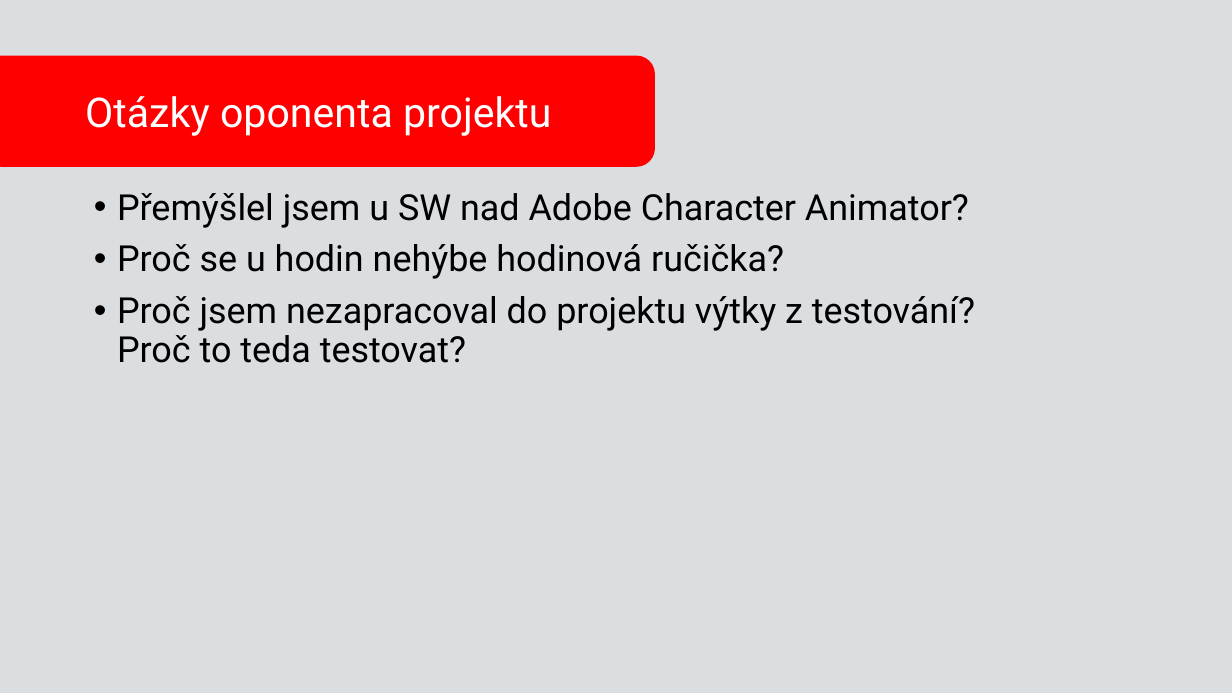
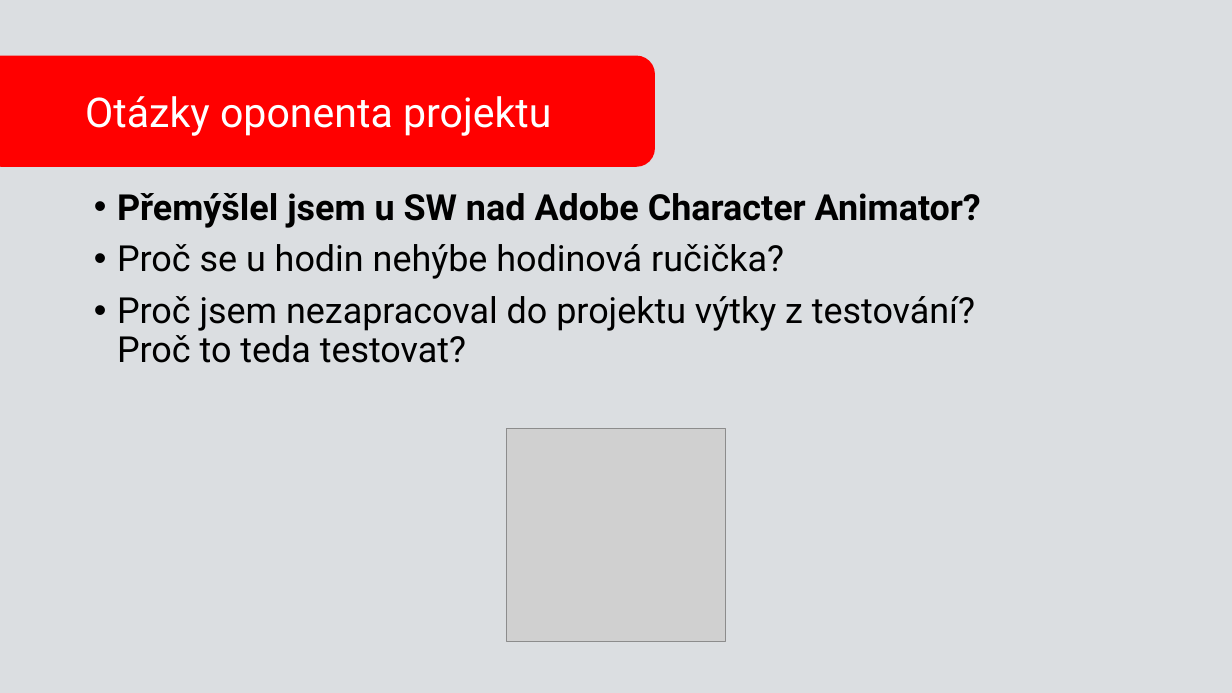
Before and after one commit to simonvystrcil/Maturitn--projekt, a slide deck: slide 11 of Prezentace_karkulka.odp (slide 13 before the commit). Drawn at 1232x693 pixels with LibreOffice and Linux fonts; fonts in the diff are those of the drawing; grey boxes stand for pictures. Boxes give left, top, right and bottom in pixels: in the first picture for what was removed or moved away, otherwise in the second. Text is boxed around its words. In the diff, an @@ line names an element or a change of style, - is before the commit and + after.

```diff
--- a/Prezentace_karkulka.odp
+++ b/Prezentace_karkulka.odp
@@ text at <box>117,193,981,228</box>: bold on in "Přemýšlel jsem u SW nad Adobe Character ..." @@
@@ picture added at <box>506,428,725,641</box> @@
```
Also in this commit, not shown: 16 other slides changed, 1 slide added.
